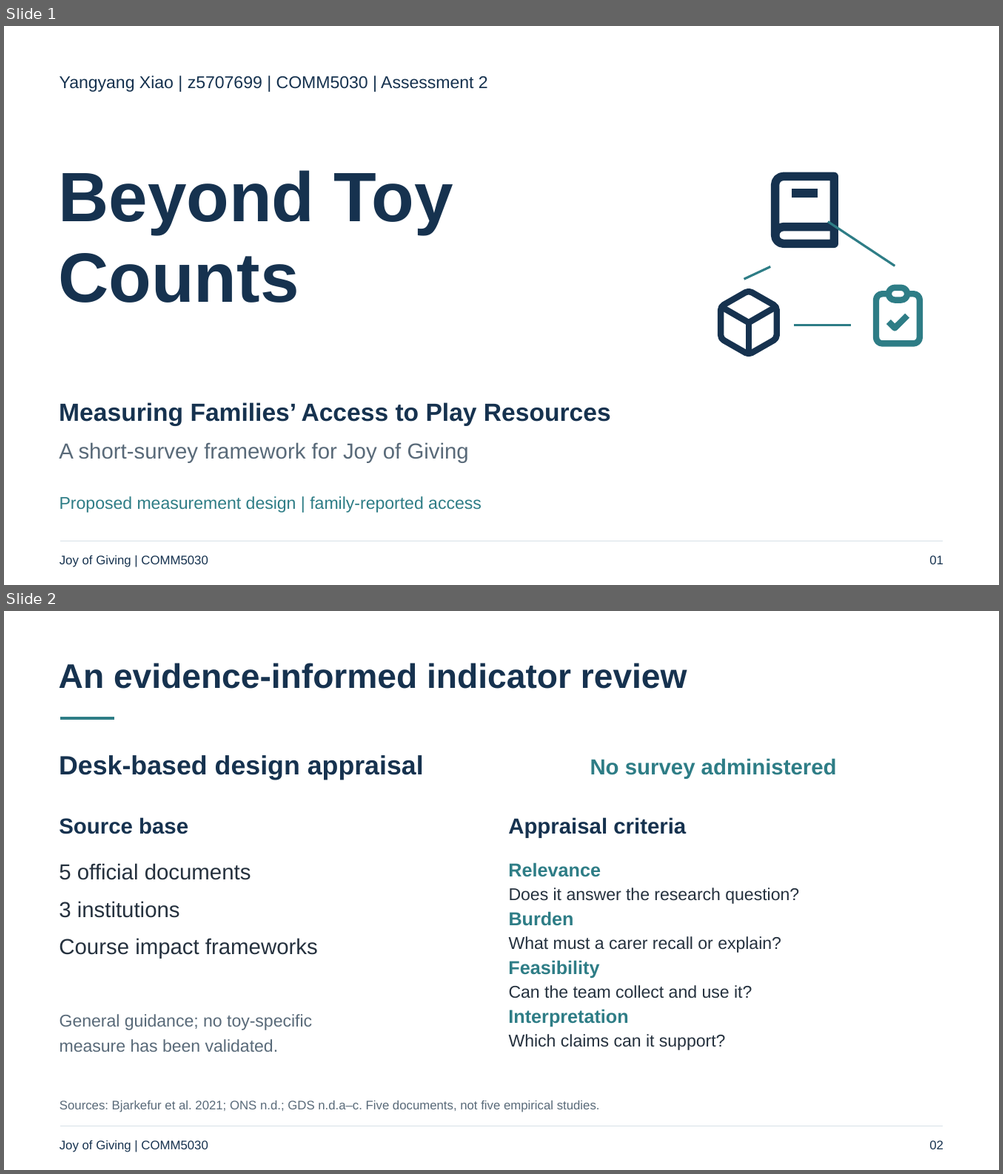
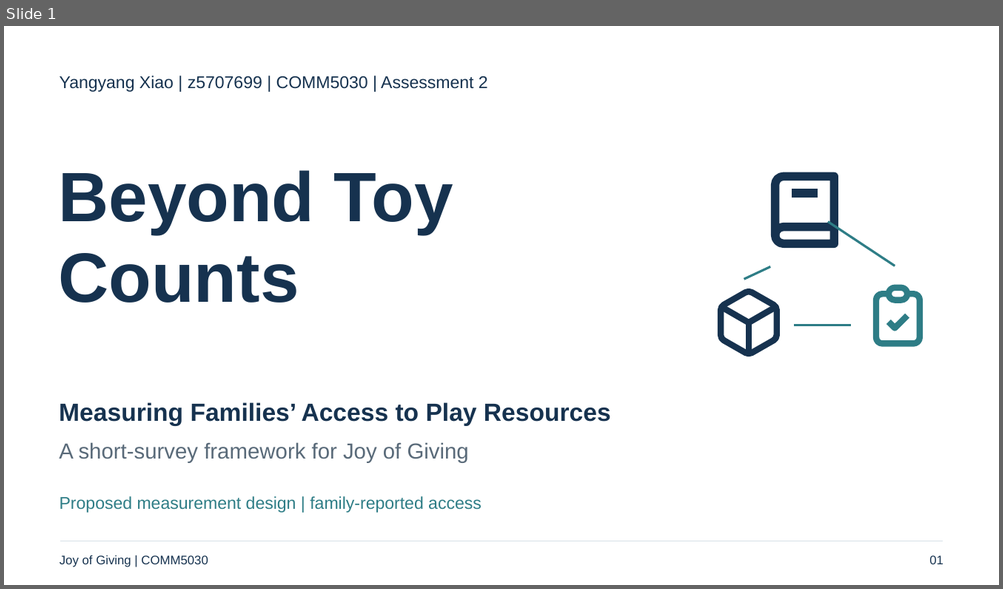
Before and after one commit to Estherx531/Comm5030, a slide deck: deliverables/assessment-2/A2_Presentation.pptx. Shown one above the other, each under a label of ours: slides 1 and 2 before the commit, slide 1 after it. The pictures are 1003x1174 and 1003x589 pixels, drawn with LibreOffice and Linux fonts; fonts in the diff are those of the drawing. Boxes give left, top, right and bottom in pixels: in the first picture for what was removed or moved away, otherwise in the second. Text is boxed around its words. In the diff, an @@ line names an element or a change of style, - is before the commit and + after.

Commit message:
Strengthen A2 evidence, measurement appraisal and testing plan

```diff
--- a/deliverables/assessment-2/A2_Presentation.pptx
+++ b/deliverables/assessment-2/A2_Presentation.pptx
@@ slide 2 removed at (4, 611, 999, 1170), background #FFFFFF @@
@@ text removed at (59, 663, 687, 689) @@
-An evidence-informed indicator review
@@ freeform shape removed at (60, 718, 114, 719) @@
@@ text removed at (59, 755, 424, 780) @@
-Desk-based design appraisal
@@ text removed at (590, 758, 836, 779) @@
-No survey administered
@@ text removed at (59, 817, 188, 834) @@
-Source base
@@ text removed at (59, 863, 318, 959) @@
-5 official documents
-3 institutions
-Course impact frameworks
@@ text removed at (60, 1014, 312, 1052) @@
-General guidance; no toy-specific
-measure has been validated.
@@ group removed at (508, 817, 799, 1051): 9 texts @@
-Appraisal criteria
-Relevance
-Does it answer the research question?
-Burden
-What must a carer recall or explain?
-Feasibility
-Can the team collect and use it?
-Interpretation
-Which claims can it support?
@@ text removed at (60, 1101, 600, 1113) @@
-Sources: Bjarkefur et al. 2021; ONS n.d.; GDS n.d.a–c. Five documents, not five empirical studies.
@@ text removed at (60, 1141, 208, 1153) @@
-Joy of Giving | COMM5030
@@ freeform shape removed at (60, 1127, 942, 1128) @@
@@ text removed at (929, 1141, 943, 1150) @@
-02
```
Also in this commit, not shown: 6 slides changed, 5 slides added, 4 other slides removed, 5 other files.
